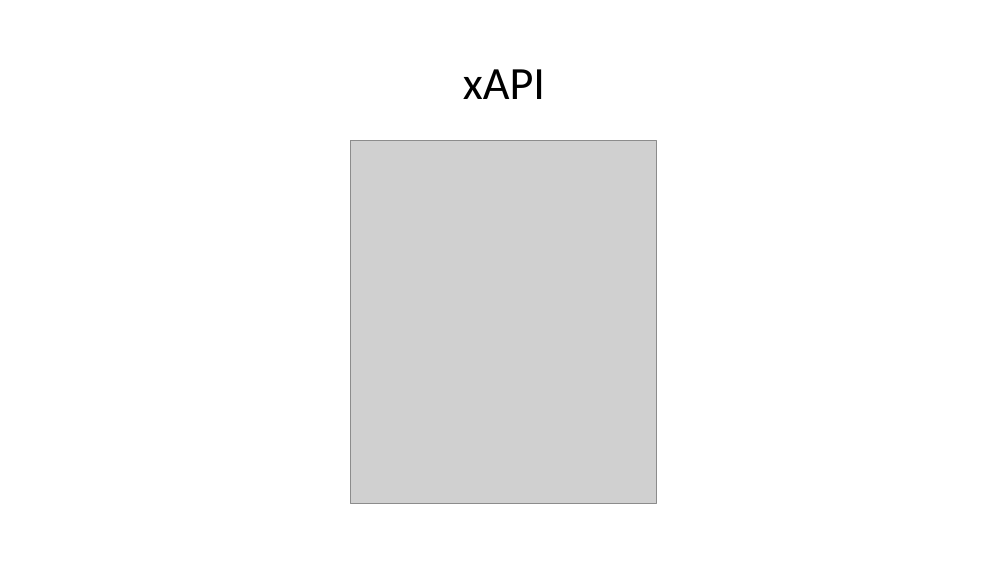
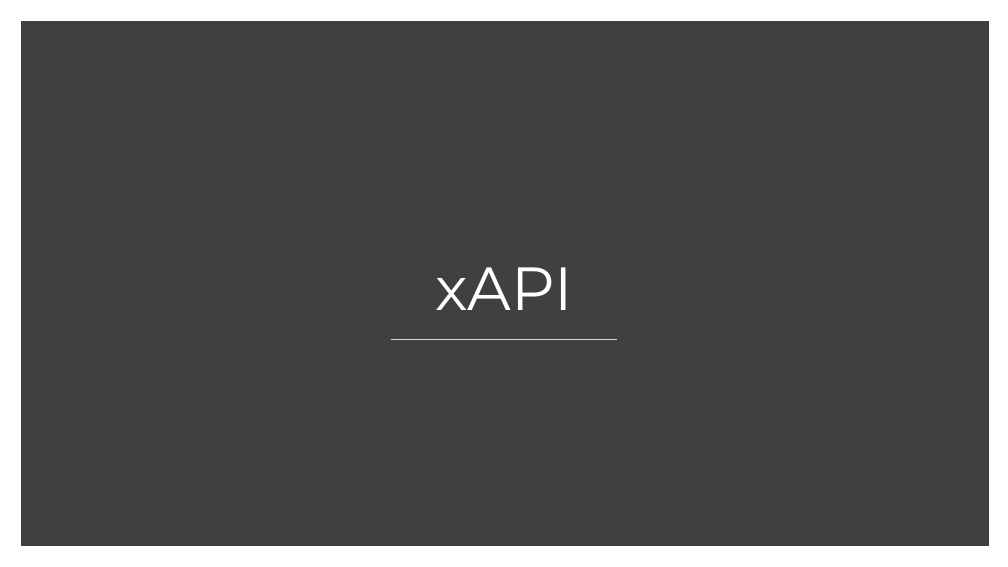
Before and after one commit to oskop123/Trading_Bot, a slide deck: slide 6 of presentation/JPWP.pptx. Drawn at 1008x567 pixels with LibreOffice and Linux fonts; fonts in the diff are those of the drawing; grey boxes stand for pictures. Boxes give left, top, right and bottom in pixels: in the first picture for what was removed or moved away, otherwise in the second. Text is boxed around its words. In the diff, an @@ line names an element or a change of style, - is before the commit and + after.

```diff
--- a/presentation/JPWP.pptx
+++ b/presentation/JPWP.pptx
@@ rectangle added at (x1=26, y1=26, x2=984, y2=541), fill #404040, outline #404040 10 pt @@
@@ title "xAPI" moved from (x1=463, y1=69, x2=545, y2=99) to (x1=435, y1=267, x2=573, y2=310) @@
@@ title "xAPI" at (x1=435, y1=267, x2=573, y2=310): size 44 to 58 pt, font Calibri to Montserrat, text colour #000000 to #FFFFFF; vertical alignment middle to bottom @@
@@ picture removed at (x1=351, y1=141, x2=656, y2=504) @@
@@ line added from (391, 340) to (618, 340), #D9D9D9 1 pt @@
```
Also in this commit, not shown: 13 other slides changed, 7 slides added, 6 slides removed.
